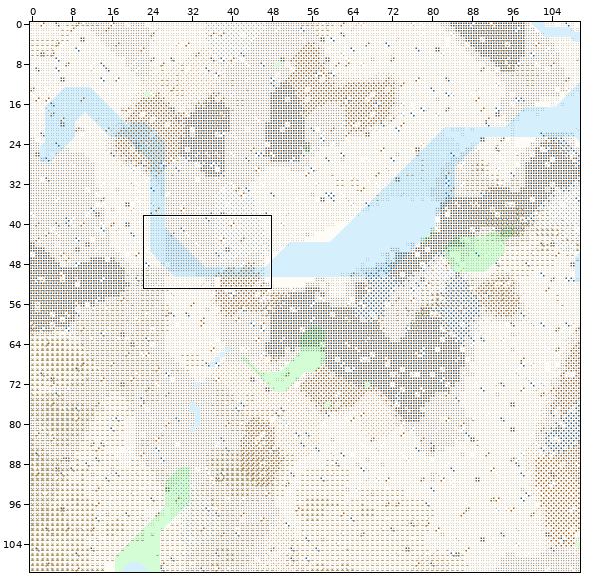
One commit to this Tiled map: Maps/hd/boston-hd.tmx. Above, an overview of the earlier version with the close-up marked.
Close-up. Earlier state:
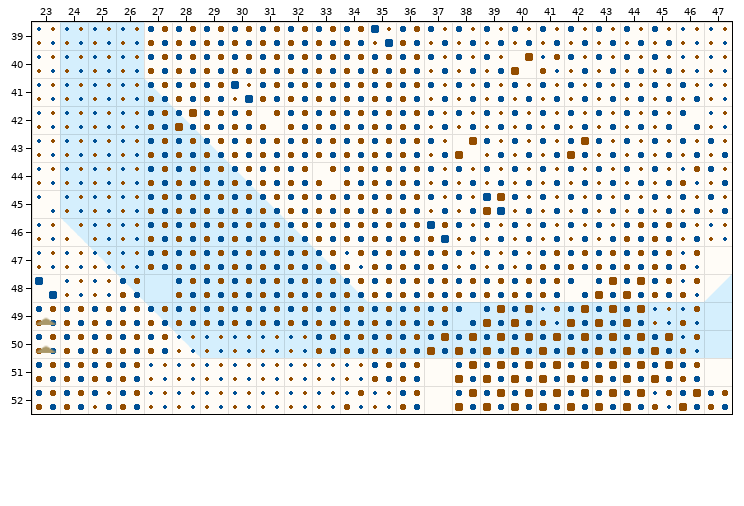
Cells are 32x32 px. Shown: x 23..47, y 39..52. The commit also changed other parts of the map, which this record leaves out.
And afterwards:
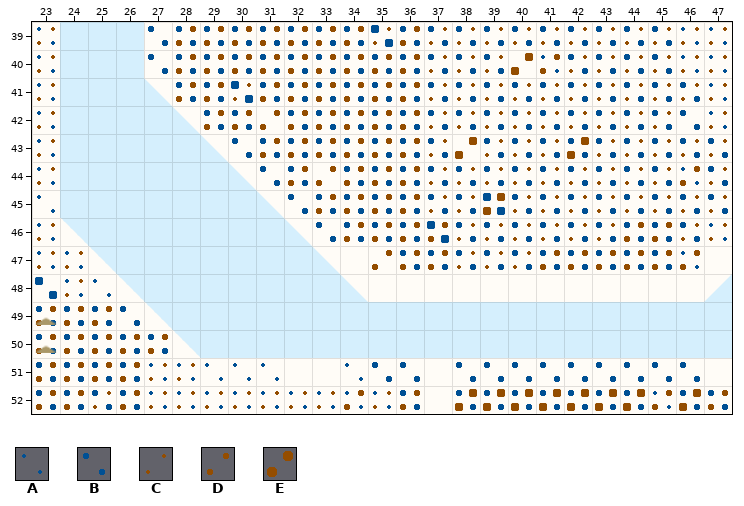
Key: from "Commercial Density": A 0, B 1; from "Residential Density": C 0, D 1, E 2.
_ is an empty cell.
From old to new:
Layer "Commercial":
y 39..40: x 24..26 AAA -> ___
y 41: x 24..27 AAAB -> ____
y 42: x 24..28 AAABB -> _____
y 43: x 24..29 AAABBB -> ______
y 44: x 24..30 AAABBBB -> _______
y 45: x 24..31 AAABBBBB -> ________
y 46: x 25..32 AABBBBBB -> ________
y 47: x 25..35 AABBBBBBBAB -> ___________
y 48: x 26 B -> _; x 28..46 BBBBBBBBBBBBBBBBBBA -> ___________________
y 49: x 27..46 BBBBBBBBBBBBBBABBBAA -> ____________________
y 50: x 28..46 AAAAABBBBBBBBBBBBBA -> ___________________
y 51: x 32..33 AA -> __
Layer "Residential":
y 39..41: x 24..27 CCCD -> ____
y 42: x 24..28 CCCDE -> _____
y 43: x 24..30 CCCDDDD -> _______
y 44: x 24..31 CCCDDDDD -> ________
y 45: x 24..32 CCCDDDDDD -> _________
y 46: x 24..33 CCCDDDDDDD -> __________
y 47: x 25..34 CCDDDDDDDD -> __________
y 48: x 25..26 CD -> __; x 28..41 DDDDDDDDDDDDDD -> ______________; x 43..46 EEDD -> ____
y 49: x 26..37 DDDDDDDDDDDD -> ____________; x 39..46 EEDEEECD -> ________
y 50: x 28..46 CCCCCDDDDEEEEEEEEED -> ___________________
y 51: x 29..36 CCCCCCDD -> ________; x 38..46 EEEEEEEED -> _________
Changed places in both close-ups, as pixel boxes (x1, y1, x2, y2):
removed: (65, 26, 700, 383)
